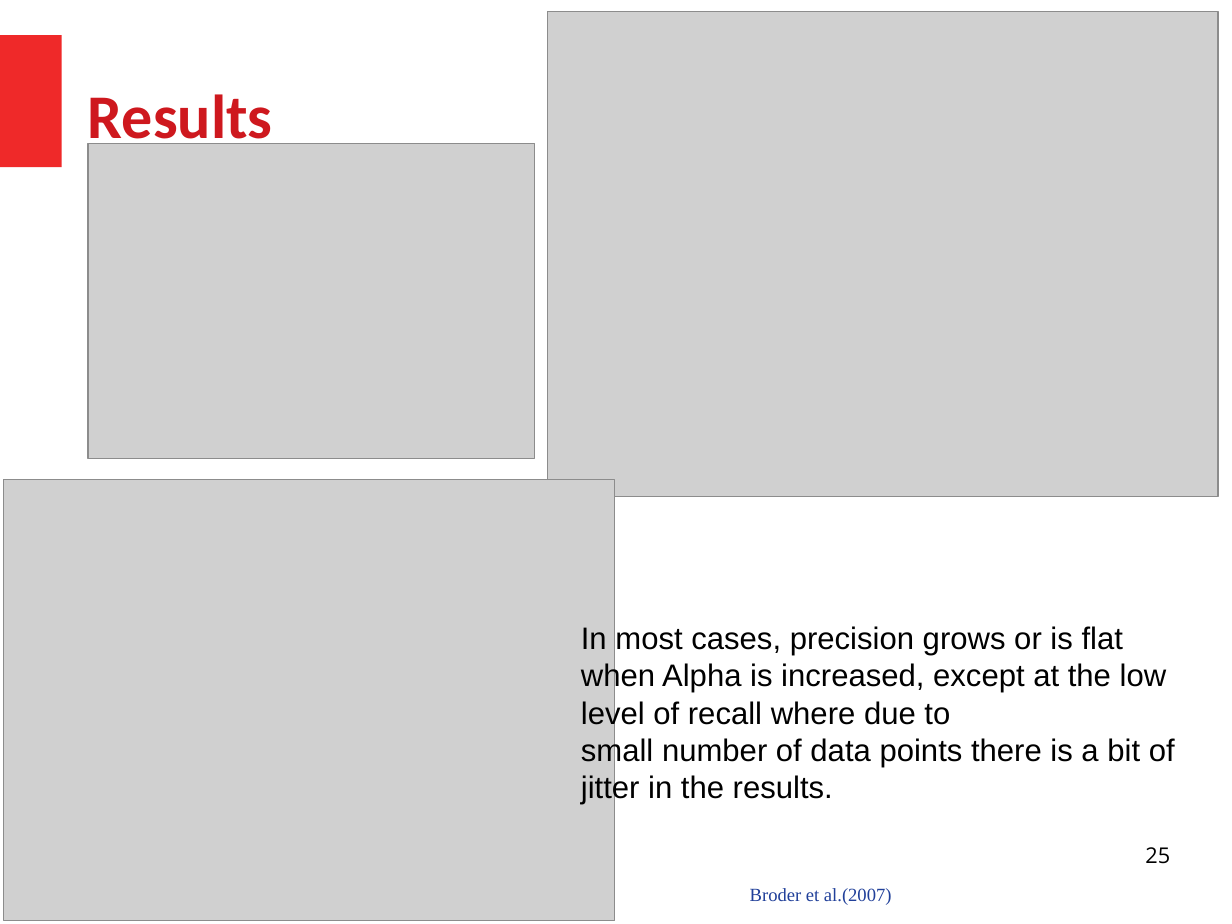
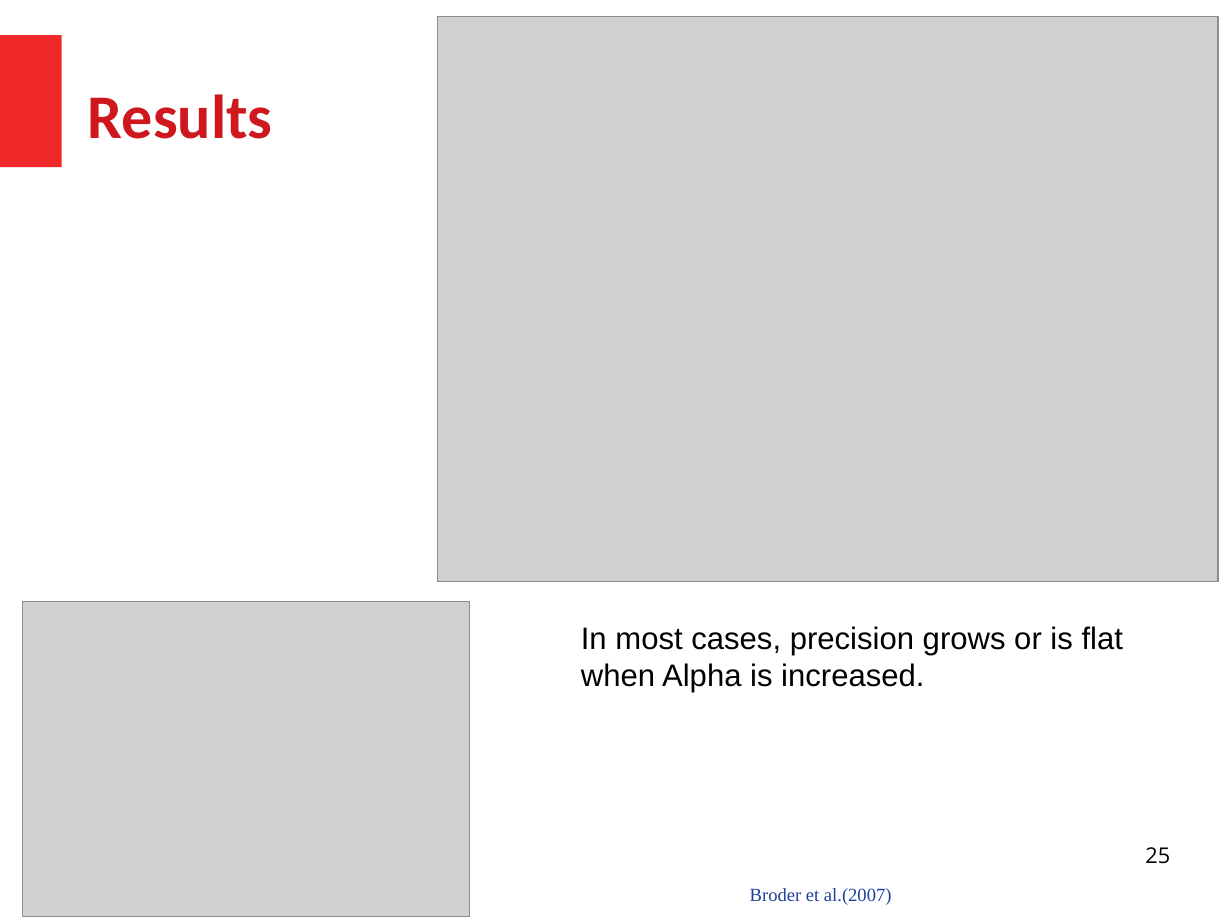
Before and after one commit to HussamHallak/cs834-f17, a slide deck: slide 25 of assignments/P4/P4.odp. Drawn at 1232x924 pixels with LibreOffice and Linux fonts; fonts in the diff are those of the drawing; grey boxes stand for pictures. Boxes give left, top, right and bottom in pixels: in the first picture for what was removed or moved away, otherwise in the second. Text is boxed around its words. In the diff, an @@ line names an element or a change of style, - is before the commit and + after.

```diff
--- a/assignments/P4/P4.odp
+++ b/assignments/P4/P4.odp
@@ picture: place and size @@
-picture at box(548, 11, 1219, 496)
+picture at box(437, 17, 1219, 581)
@@ picture removed at box(88, 143, 536, 458) @@
@@ picture: place and size @@
-picture at box(4, 480, 615, 921)
+picture at box(22, 601, 470, 917)
@@ text at box(581, 626, 1123, 693): text changed @@
-In most cases, precision grows or is flat when Alpha is increased, except at the low level of recall where due to
-small number of data points there is a bit of jitter in the results.
+In most cases, precision grows or is flat when Alpha is increased.
```
Also in this commit, not shown: 4 other slides changed, 1 other file.
